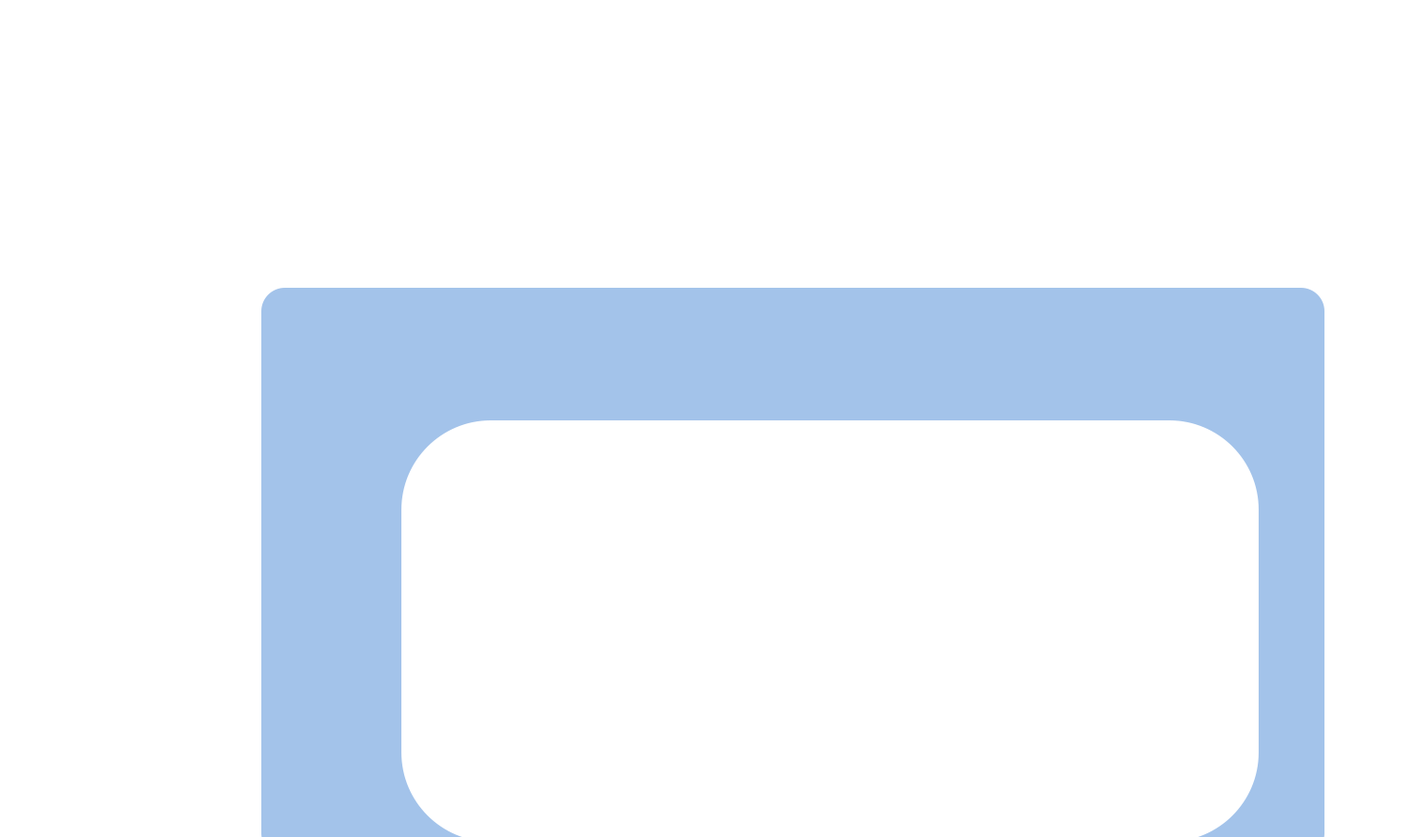
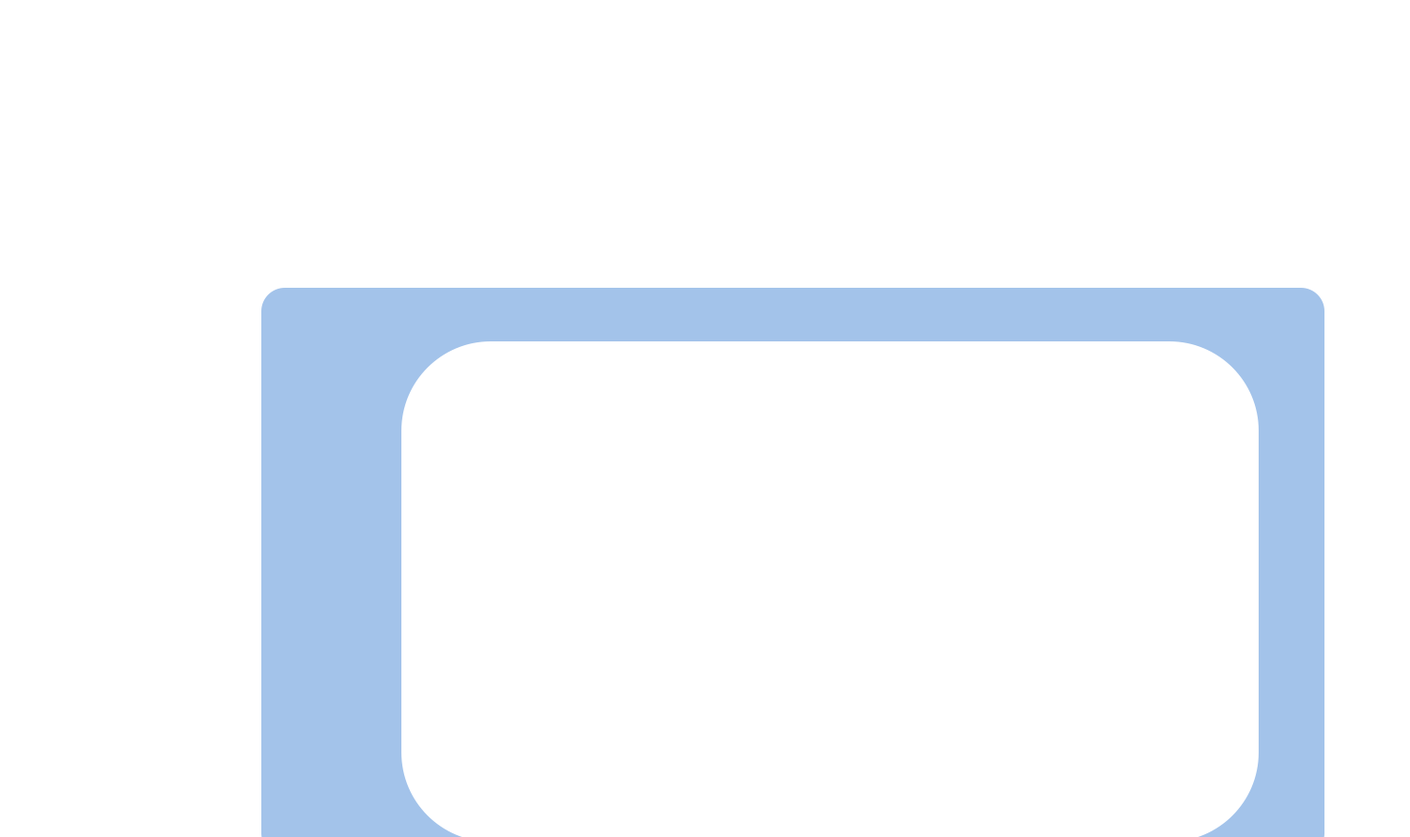
Layer changes from the first 1410 × 837 image to the second:
painted on "Rectangle 3" over left=401, top=341, right=1259, bottom=801
